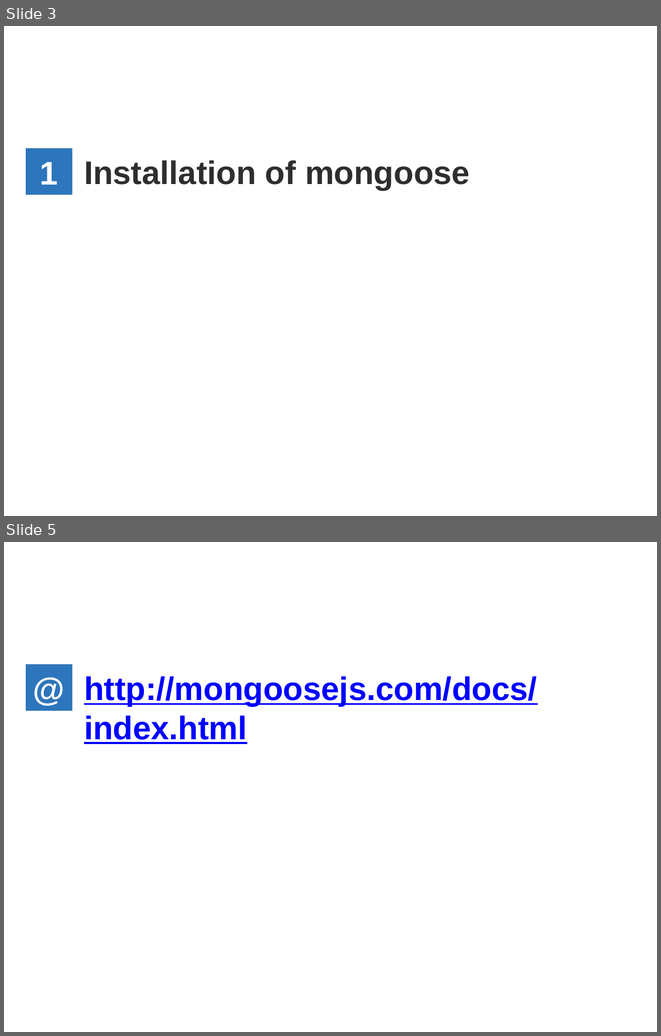
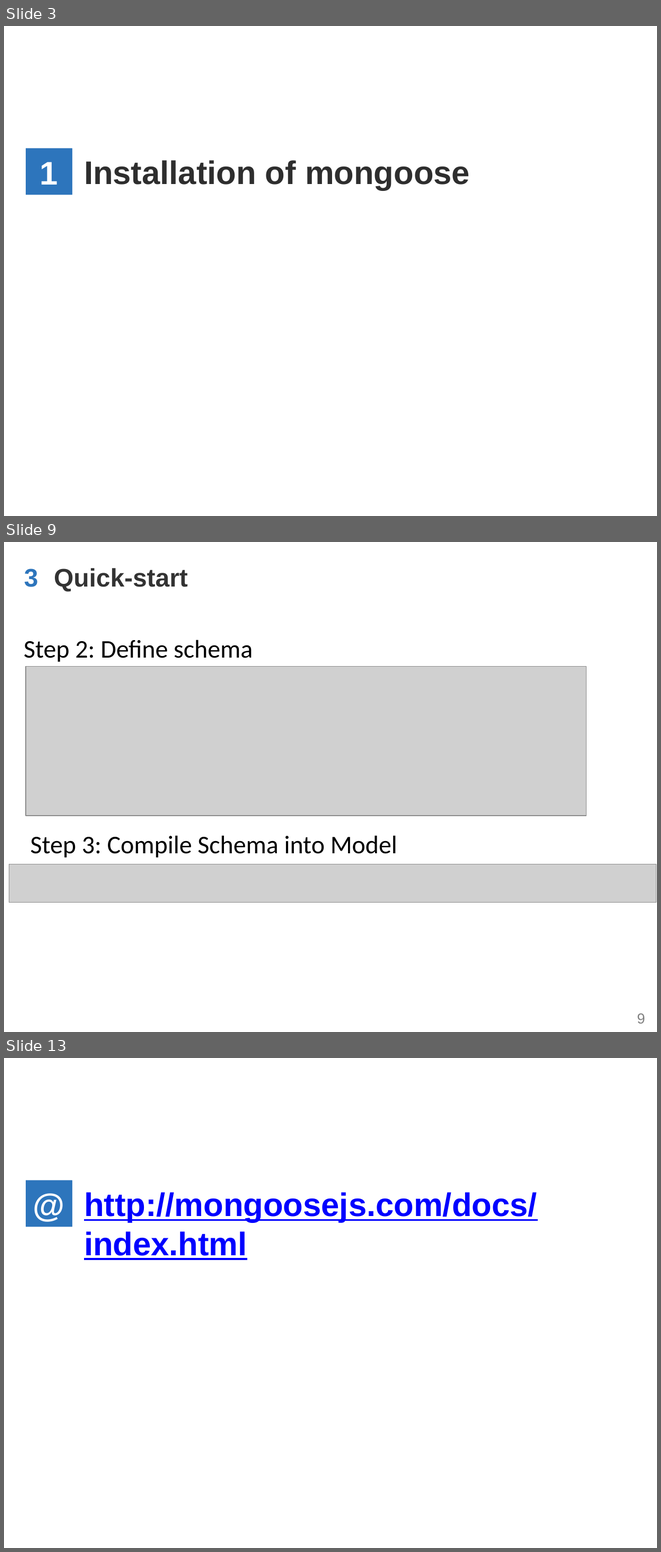
Before and after one commit to WenhaoXu/full-stack-web-course, a slide deck: db/mongodb/2017/materials/MongoDB_CH5_Using_in_nodeJS.pptx. Shown one above the other, each under a label of ours: slides 3 and 5 before the commit, slides 3, 9 and 13 after it; the slides between them are not shown. The pictures are 661x1036 and 661x1552 pixels, drawn with LibreOffice and Linux fonts; fonts in the diff are those of the drawing; grey boxes stand for pictures; background and template pictures are left out. Boxes give left, top, right and bottom in pixels: in the first picture for what was removed or moved away, otherwise in the second. Text is boxed around its words. In the diff, an @@ line names an element or a change of style, - is before the commit and + after.

```diff
--- a/db/mongodb/2017/materials/MongoDB_CH5_Using_in_nodeJS.pptx
+++ b/db/mongodb/2017/materials/MongoDB_CH5_Using_in_nodeJS.pptx
@@ slide 9 added at box(4, 542, 657, 1032), background #FFFFFF; not listed: 1 template element that a slide beside it also shows @@
@@ text added at box(24, 568, 38, 587), 28 pt, text #2D75BC, bold @@
+3
@@ text added at box(54, 568, 188, 591), 28 pt, text #333333, bold @@
+Quick-start
@@ text added at box(24, 640, 253, 662), 28 pt, text #000000 @@
+Step 2: Define schema
@@ picture added at box(26, 667, 586, 815) @@
@@ text added at box(30, 835, 397, 857), 28 pt, text #000000 @@
+Step 3: Compile Schema into Model
@@ picture added at box(9, 864, 656, 902) @@
@@ what was slide 5 is now slide 13 @@
```
Also in this commit, not shown: 2 slides changed, 7 other slides added.
